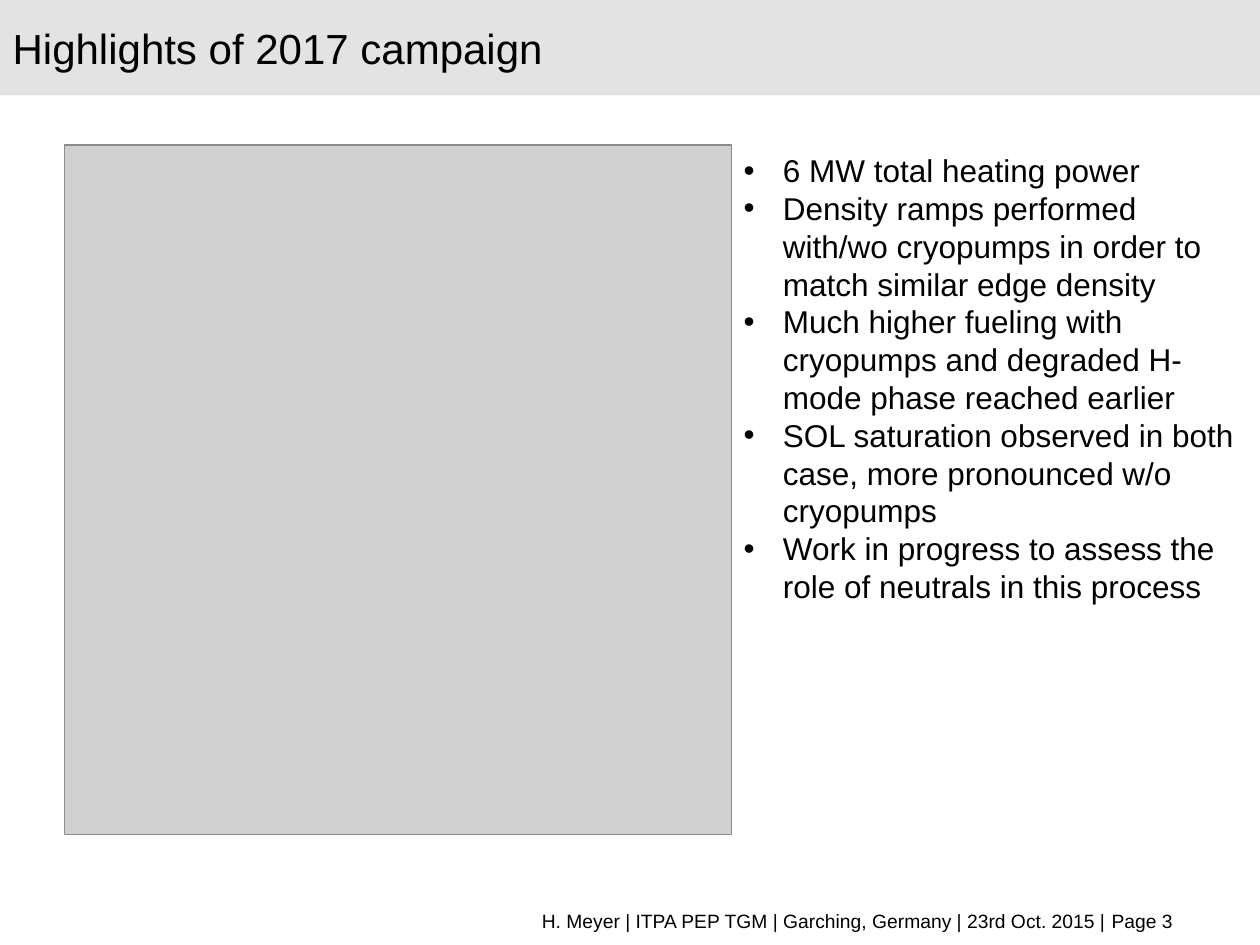
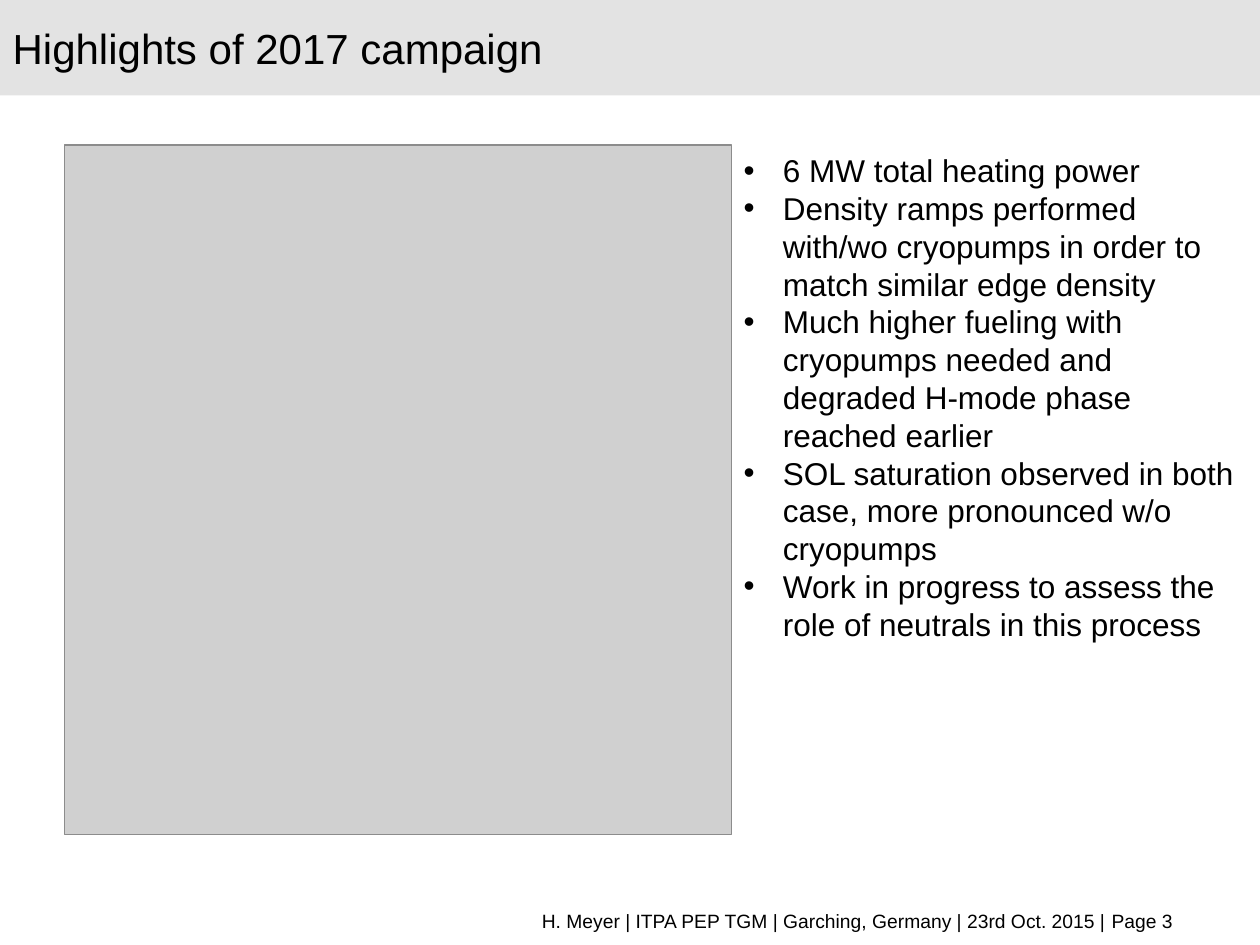
Before and after one commit to nrnishta/topic21, a slide deck: slide 3 of Meetings/MST1_highlights_topic21.pptx. Drawn at 1260x945 pixels with LibreOffice and Linux fonts; fonts in the diff are those of the drawing; grey boxes stand for pictures; background and template pictures are left out. Boxes give left, top, right and bottom in pixels: in the first picture for what was removed or moved away, otherwise in the second. Text is boxed around its words. In the diff, an @@ line names an element or a change of style, - is before the commit and + after.

```diff
--- a/Meetings/MST1_highlights_topic21.pptx
+++ b/Meetings/MST1_highlights_topic21.pptx
@@ text at (783,310,1131,448): text changed @@
-• Much higher fueling with cryopumps and degraded H-mode phase reached earlier
+• Much higher fueling with cryopumps needed and degraded H-mode phase reached earlier
```
Also in this commit, not shown: 2 other slides changed.
